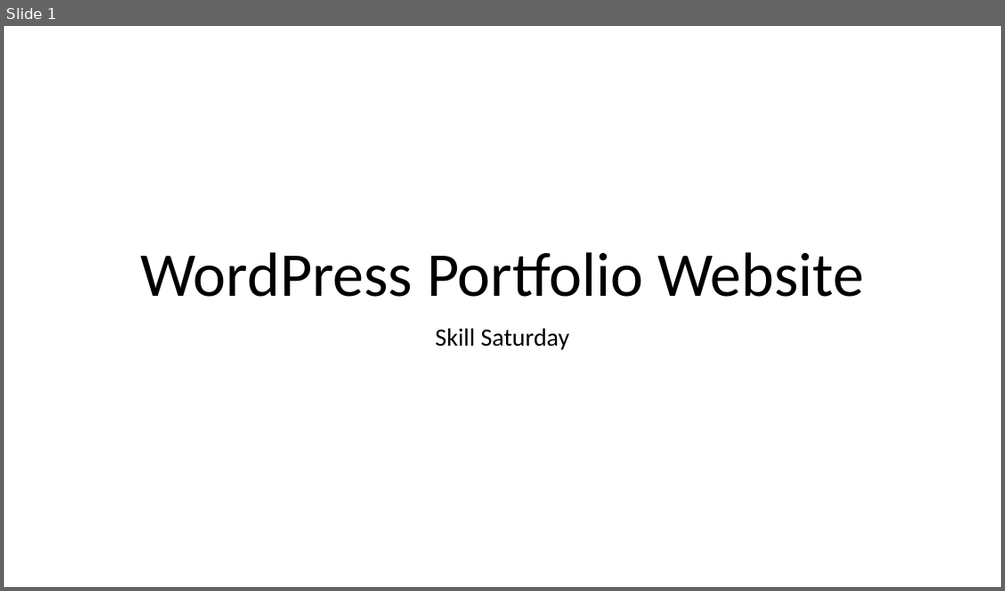
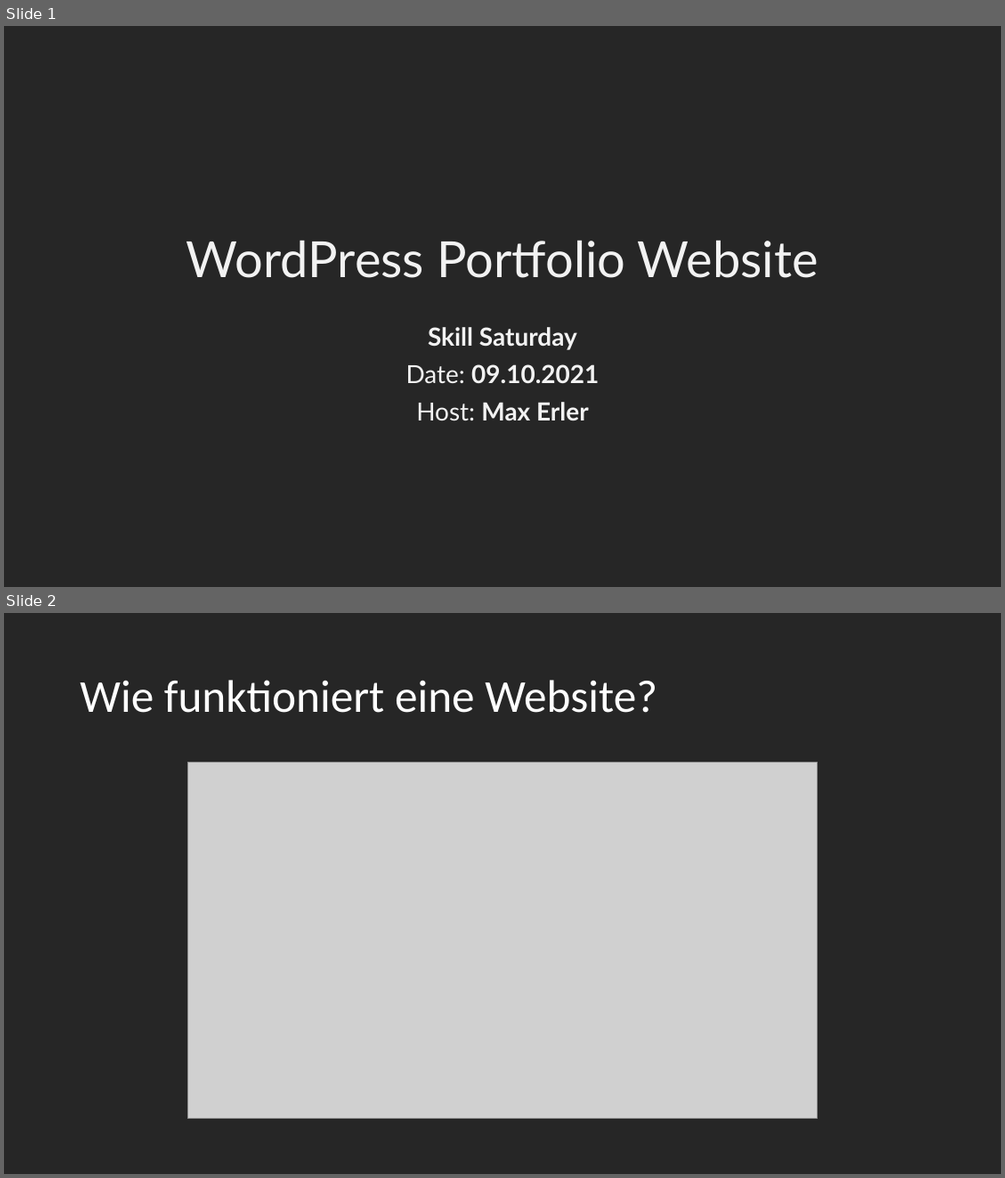
Before and after one commit to maximotus/skill-saturday-wordpress-portfolio-website, a slide deck: wordpress-portfolio-website-presentation.pptx. Shown one above the other, each under a label of ours: slide 1 before the commit, slides 1 and 2 after it. The pictures are 1005x591 and 1005x1178 pixels, drawn with LibreOffice and Linux fonts; fonts in the diff are those of the drawing; grey boxes stand for pictures. Boxes give left, top, right and bottom in pixels: in the first picture for what was removed or moved away, otherwise in the second. Text is boxed around its words. In the diff, an @@ line names an element or a change of style, - is before the commit and + after.

Commit message:
Präsentation bis Abschluss erster Lernrunde erstellt und Screenshots für das Wiki hinzugefügt

```diff
--- a/wordpress-portfolio-website-presentation.pptx
+++ b/wordpress-portfolio-website-presentation.pptx
@@ slide 2 added at (x1=4, y1=613, x2=1001, y2=1174), background #262626 @@
@@ title added at (x1=80, y1=680, x2=657, y2=713), 44 pt, text #FFFFFF @@
+Wie funktioniert eine Website?
@@ picture added at (x1=188, y1=763, x2=817, y2=1119) @@
@@ slide 1 changed as well @@
@@ background #FFFFFF to #262626 @@
@@ title "WordPress Portfolio Website" moved from (x1=141, y1=252, x2=864, y2=297) to (x1=186, y1=240, x2=818, y2=278) @@
@@ title "WordPress Portfolio Website" at (x1=186, y1=240, x2=818, y2=278): size 60 to 48 pt, font Calibri to Lato, text colour #000000 to #F2F2F2 @@
@@ subtitle at (x1=428, y1=327, x2=577, y2=350): font Calibri to Lato, text colour #000000 to #F2F2F2, bold on in "Skill Saturday" @@
@@ subtitle at (x1=406, y1=364, x2=599, y2=420): paragraphs added @@
+Date: 09.10.2021
+Host: Max Erler
```
Also in this commit, not shown: 3 other slides added, 21 other files.
